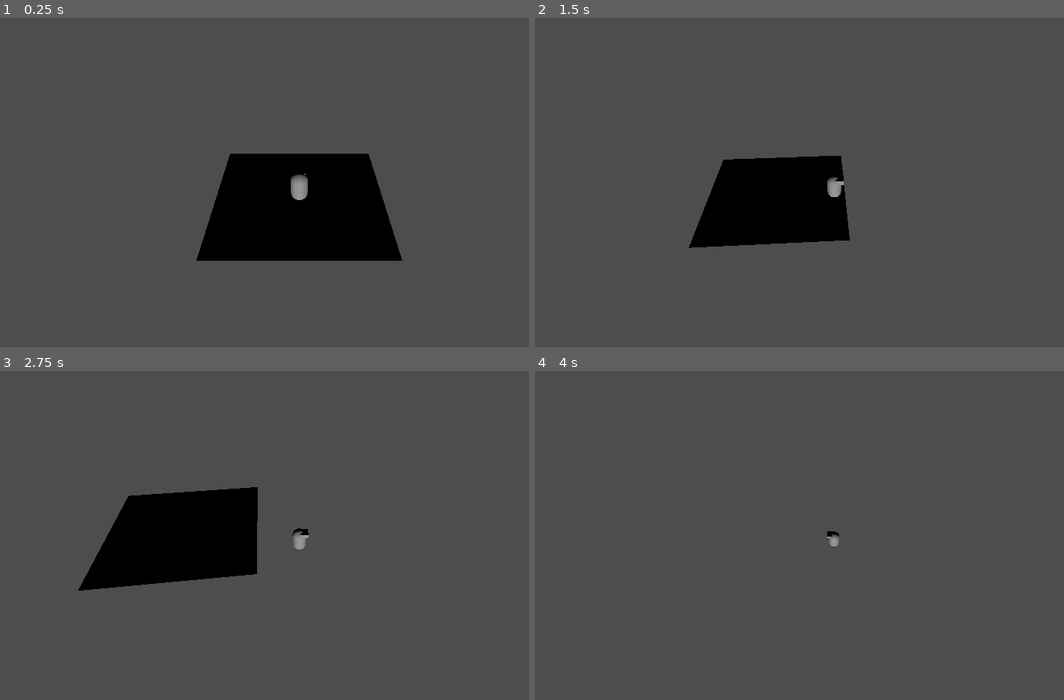
Above: before the commit, frames 1-4 (two rows, left to right).
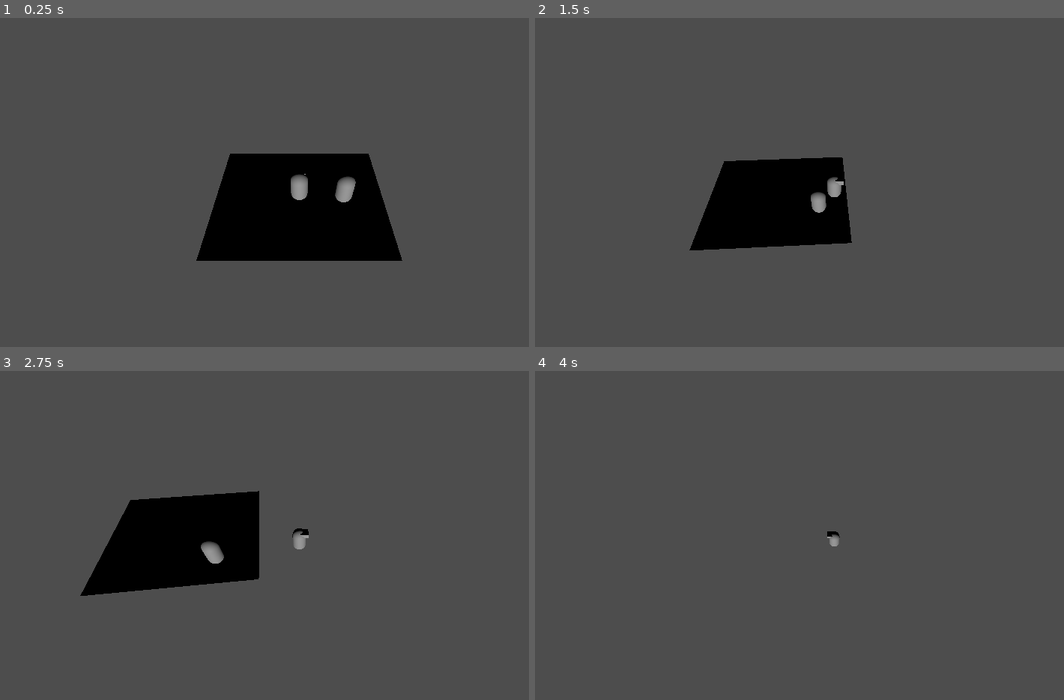
Above: after the commit, the same moments.

Repository: 1p22geo/AWARE_v0
Game: Godot game, scene res://scenes/levels/testScene.tscn
Same seed, same stepped clock (60 frames per second), same inputs: the game is played once before the commit and once after it.
Inputs (mouse positions are in pixels of both pictures, inside the frame that each line leads up to):
- Up to frame 1 (0.25 s): no input
- Up to frame 2 (1.5 s): tap Enter at 0.5 s; move the mouse to (963, 169) at 0.52 s; hold D (move_right) 0.53-1.25 s; hold Shift 0.53-1.25 s; click (963, 169) at 0.67 s; tap Space (jump) at 0.77 s; drag from (714, 202) to (804, 254) at 1.27 s
- Up to frame 3 (2.75 s): move the mouse to (359, 466) at 2.02 s; hold D (move_right) from 2.03 s (still down); tap Ctrl at 2.1 s
- Up to frame 4 (4 s): release D (move_right) at 2.75 s; drag from (804, 607) to (656, 489) at 2.77 s; move the mouse to (1016, 588) at 3.52 s; hold A (move_left) from 3.53 s (still down); tap Alt at 3.6 s; tap Space (jump) at 3.77 s

The runs differ from the first frame. In frame 1, 0.2% of the frame differs, in the area x 63-68%, y 48-57%; in frame 2, 0.7%; in frame 3, 1.4%, in the area x 14-59%, y 35-69%; in frame 4, less than 0.1%.

Commit message:
feat(src/Enemies) dodanie komponentu movementu do stanow

Diff:
--- a/project.godot
+++ b/project.godot
@@ -18,6 +18,7 @@
 [editor_plugins]
 
 enabled=PackedStringArray("res://addons/gut/plugin.cfg")
+
 [input]
 
 move_forward={
@@ -45,9 +46,6 @@
 "events": [Object(InputEventKey,"resource_local_to_scene":false,"resource_name":"","device":-1,"window_id":0,"alt_press …(191 unchanged characters)…
 ]
 }
-[editor_plugins]
-
-enabled=PackedStringArray("res://addons/gut/plugin.cfg")
 
 [rendering]
 
--- a/scenes/levels/testScene.tscn
+++ b/scenes/levels/testScene.tscn
@@ -1,8 +1,9 @@
-[gd_scene load_steps=9 format=3 uid="uid://13h3en3o5ymm"]
+[gd_scene load_steps=10 format=3 uid="uid://13h3en3o5ymm"]
 
 [ext_resource type="Script" uid="uid://d1igv2r1bo2ul" path="res://src/core/MovementComponent.gd" id="1_8gbba"]
 [ext_resource type="Script" uid="uid://4t18gpei6jwu" path="res://src/core/ThirdPersonCamera.gd" id="2_bo1nx"]
 [ext_resource type="Script" uid="uid://dh3hdeu86f251" path="res://src/core/PlayerController.gd" id="2_jjvhh"]
+[ext_resource type="PackedScene" uid="uid://bekrx0o22avha" path="res://src/characters/Enemies/Enemy1.tscn" id="4_t1ahj"]
 
 [sub_resource type="CapsuleMesh" id="CapsuleMesh_kry3j"]
 
@@ -58,5 +59,9 @@
 
 [node name="Camera3D" type="Camera3D" parent="CameraRig" node_paths=PackedStringArray("target")]
 transform = Transform3D(1, 0, 0, 0, 0.49999997, 0.86602545, 0, -0.86602545, 0.49999997, 0.0048526525, 2.7823973, 3.5959046)
+current = true
 script = ExtResource("2_bo1nx")
 target = NodePath("../../Player")
+
+[node name="Enemy" parent="." instance=ExtResource("4_t1ahj")]
+transform = Transform3D(1, 0, 0, 0, 1, 0, 0, 0, 1, 2.54, -1, 0)
--- a/src/characters/Enemies/Enemy1.tscn
+++ b/src/characters/Enemies/Enemy1.tscn
@@ -1,8 +1,10 @@
-[gd_scene load_steps=6 format=3 uid="uid://bekrx0o22avha"]
+[gd_scene load_steps=8 format=3 uid="uid://bekrx0o22avha"]
 
+[ext_resource type="Script" uid="uid://cxbw00w1ipabl" path="res://src/characters/Enemies/enemy_contoller.gd" id="1_iiyfu"]
 [ext_resource type="Script" uid="uid://c88f375nnh3gt" path="res://src/core/state/state_machine.gd" id="1_njfja"]
 [ext_resource type="Script" uid="uid://boa3dl7si1v1e" path="res://src/characters/Enemies/Enemy1States/wander.gd" id="2_eyb4x"]
 [ext_resource type="Script" uid="uid://clccfa8wipmpl" path="res://src/characters/Enemies/Enemy1States/follow.gd" id="3_eyb4x"]
+[ext_resource type="Script" uid="uid://d1igv2r1bo2ul" path="res://src/core/MovementComponent.gd" id="5_lskn8"]
 
 [sub_resource type="CapsuleShape3D" id="CapsuleShape3D_fb3t6"]
 
@@ -18,13 +20,20 @@
 transform = Transform3D(1, 0, 0, 0, 1, 0, 0, 0, 1, 0, 1, 0)
 mesh = SubResource("CapsuleMesh_vd578")
 
-[node name="states" type="Node" parent="."]
+[node name="EnemyContoller" type="Node" parent="."]
+script = ExtResource("1_iiyfu")
+
+[node name="states" type="Node" parent="EnemyContoller" node_paths=PackedStringArray("initial_state")]
 script = ExtResource("1_njfja")
+initial_state = NodePath("wander")
 
-[node name="wander" type="Node" parent="states"]
+[node name="wander" type="Node" parent="EnemyContoller/states" node_paths=PackedStringArray("enemy")]
 script = ExtResource("2_eyb4x")
+enemy = NodePath("../../..")
 
-[node name="follow" type="Node" parent="states"]
+[node name="follow" type="Node" parent="EnemyContoller/states"]
 script = ExtResource("3_eyb4x")
 
-[node name="WalkComponent" type="Node3D" parent="."]
+[node name="MovementComponent" type="Node" parent="."]
+script = ExtResource("5_lskn8")
+metadata/_custom_type_script = "uid://d1igv2r1bo2ul"
--- a/src/characters/Enemies/Enemy1States/follow.gd
+++ b/src/characters/Enemies/Enemy1States/follow.gd
@@ -1,7 +1,7 @@
 extends State
-class_name follow
+class_name followState
 
-@onready var walk_component: Node3D = $"../../WalkComponent"
+@onready var movement_component: MovementComponent = $"../../../MovementComponent"
 
 @export var speed: float = 8
 
--- a/src/characters/Enemies/Enemy1States/wander.gd
+++ b/src/characters/Enemies/Enemy1States/wander.gd
@@ -1,19 +1,23 @@
 extends State
-class_name wander
+class_name wanderState
 
-@onready var walk_component: Node3D = $"../../WalkComponent"
+@onready var movement_component: MovementComponent = $"../../../MovementComponent"
 
-@export var speed : float = 6
+@export var speed : float = 1
+@export var enemy : CharacterBody3D
 
 var move_direction := Vector3.ZERO
 var wander_time : float
 
 func wander():
-	wander_time = randf_range(3,7)
+	wander_time = randf_range(1,3)
 	move_direction = Vector3(randf_range(-1,1),0,randf_range(-1,1)).normalized()
+	movement_component.move_direction = move_direction
 
 func Enter():
 	wander()
+	movement_component.speed = speed
+
 
 func Update(_delta: float):
 	if wander_time > 0:
@@ -21,6 +25,5 @@
 	else:
 		wander()
 
-
 func Physics_Update(_delta: float):
-	walk_component.
+	movement_component.move(enemy,_delta)
--- /dev/null
+++ b/src/characters/Enemies/enemy_contoller.gd
@@ -0,0 +1,2 @@
+extends Node
+class_name EnemyContoller
Not shown, added: src/characters/Enemies/enemy_contoller.gd.uid
